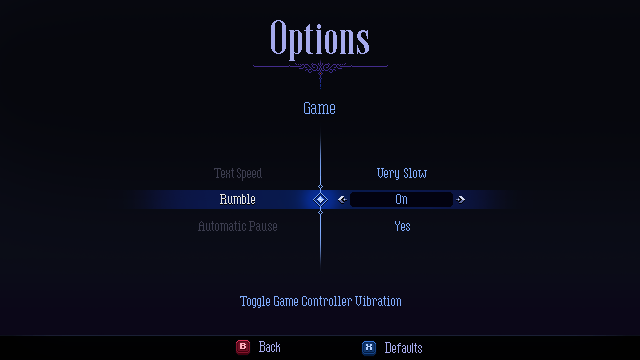
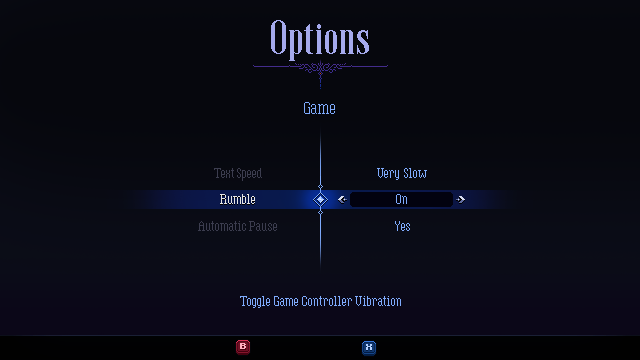
Before/after of a 640 × 360 layered artwork. What changed in the layer stack:
removed layer "back_xbox_0" (in "back") from group "back" over 259, 341, 280, 352
renamed "textSpeed_4" to "back_xbox_0", showed it, moved it into group "back", painted on it over 259, 341, 411, 353
renamed "textSpeed_1" to "defaults_pc_0", hid it, moved it into group "defaults", painted on it over 385, 342, 422, 353
removed layer "defaults_xbox_0" (in "defaults") from group "defaults" over 385, 342, 422, 353
renamed "header" to "defaults_xbox_0", moved it into group "defaults", painted on it over 259, 341, 388, 353